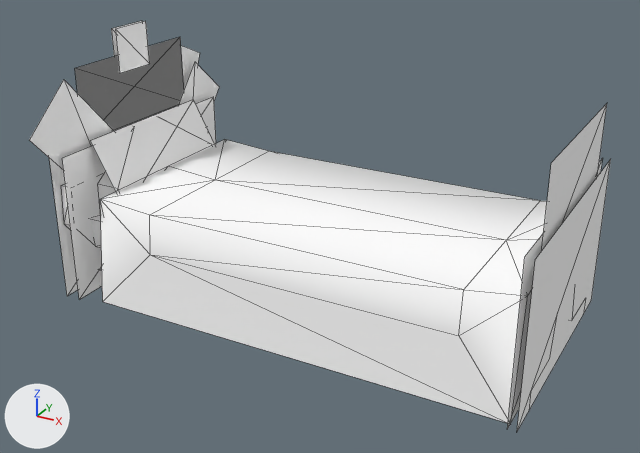
The glTF model public/3d/item/model__item__room.ofs_3750_0/3750dl_alamo.gltf, before and after one commit.
The view is the same before and after, from a camera (50 mm lens) standing at (1.54, -2.88, 1.77) and looking at (0.01, -0.09, 0.38). Arrows for +X, +Y and +Z are at lower left; the lights stay in place. The older version comes first. Mesh edges are drawn as thin lines.

Objects in the first picture: '3750dl_alamo'.
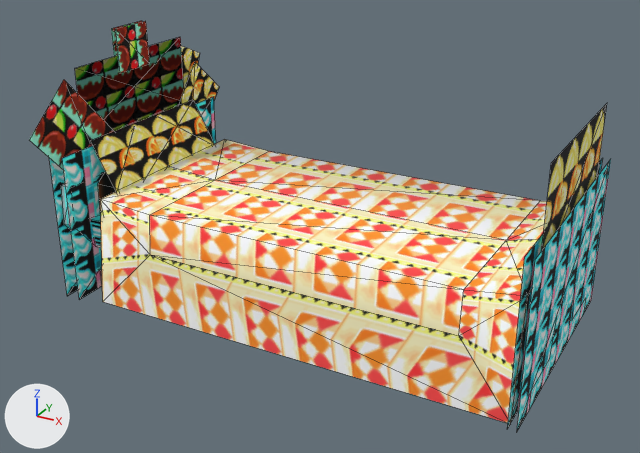
Boxes (x1, y1, x2, y2) around the edits, measured in the pictures (640 x 453 px):
'3750dl_alamo', surface changed (darker): (29, 21, 611, 431) in both

Patch to the scene script:
```diff
--- a/public/3d/item/model__item__room.ofs_3750_0/3750dl_alamo.gltf.py
+++ b/public/3d/item/model__item__room.ofs_3750_0/3750dl_alamo.gltf.py
@@ img_dl_alamo_01 @@
+img_dl_alamo_01 = load_image('dl_alamo_01', '_unpacked/dl_alamo_01', 32, 32, 'sRGB')
@@ img_dl_alamo_03 @@
+img_dl_alamo_03 = load_image('dl_alamo_03', '_unpacked/dl_alamo_03', 32, 32, 'sRGB')
@@ img_dl_alamo_02 @@
+img_dl_alamo_02 = load_image('dl_alamo_02', '_unpacked/dl_alamo_02', 32, 32, 'sRGB')
@@ img_dl_alamo_00 @@
+img_dl_alamo_00 = load_image('dl_alamo_00', '_unpacked/dl_alamo_00', 32, 32, 'sRGB')
@@ mat_dl_omu_00 @@
 mat_dl_omu_00 = principled_material('dl_omu_00')
-mat_dl_omu_00.base_color = (1.0, 1.0, 1.0)  # white #ffffff
+mat_dl_omu_00.texture = img_dl_alamo_00
 mat_dl_omu_00.roughness = 1.0
@@ mat_dl_omulice_02 @@
 mat_dl_omulice_02 = principled_material('dl_omulice_02')
-mat_dl_omulice_02.base_color = (1.0, 1.0, 1.0)  # white #ffffff
+mat_dl_omulice_02.texture = img_dl_alamo_02
 mat_dl_omulice_02.roughness = 1.0
@@ mat_dl_omu_03 @@
 mat_dl_omu_03 = principled_material('dl_omu_03')
-mat_dl_omu_03.base_color = (1.0, 1.0, 1.0)  # white #ffffff
+mat_dl_omu_03.texture = img_dl_alamo_03
 mat_dl_omu_03.roughness = 1.0
@@ mat_dl_omu_01 @@
 mat_dl_omu_01 = principled_material('dl_omu_01')
-mat_dl_omu_01.base_color = (1.0, 1.0, 1.0)  # white #ffffff
+mat_dl_omu_01.texture = img_dl_alamo_01
 mat_dl_omu_01.roughness = 1.0
```
